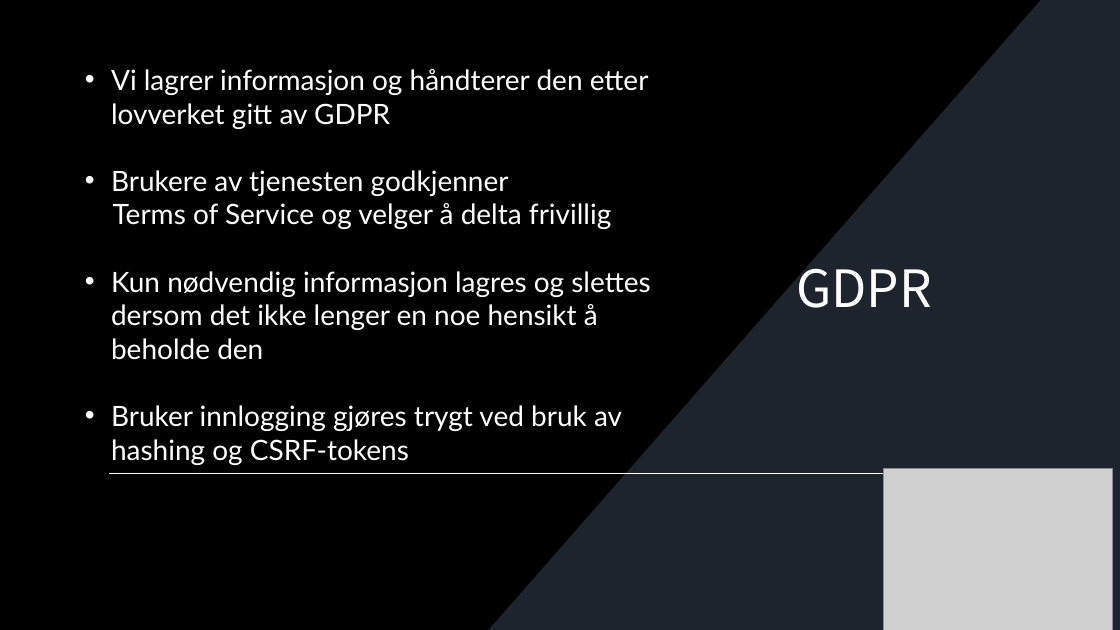
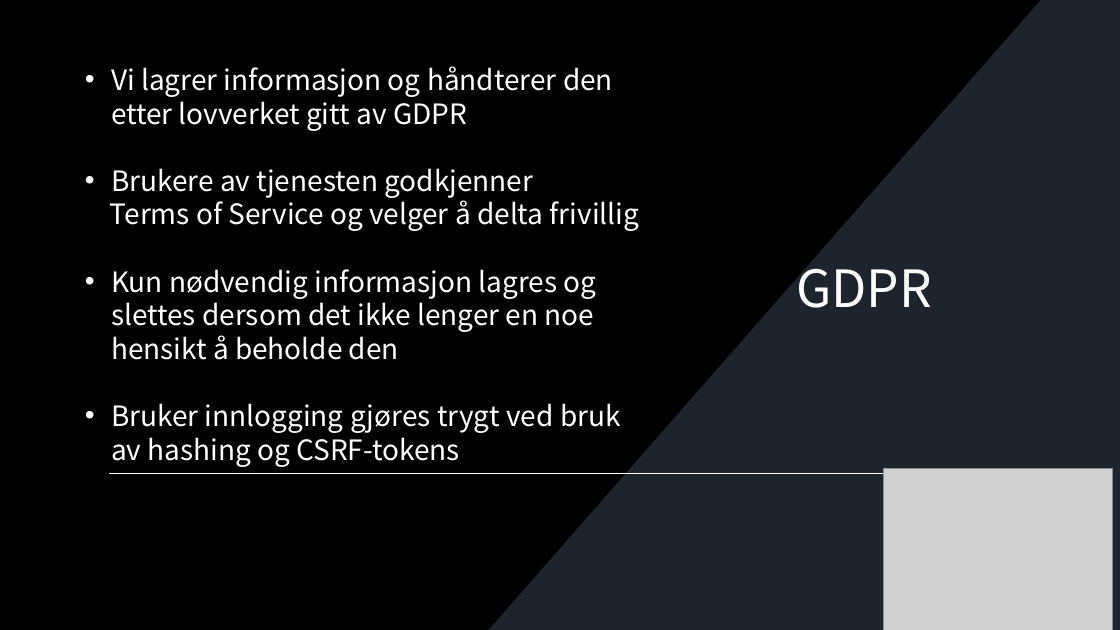
Before and after one commit to JonasTopper/Bedriftsportalen, a slide deck: slide 9 of Presentasjon.pptx. Drawn at 1120x630 pixels with LibreOffice and Linux fonts; fonts in the diff are those of the drawing; grey boxes stand for pictures; background and template pictures are left out. Boxes give left, top, right and bottom in pixels: in the first picture for what was removed or moved away, otherwise in the second. Text is boxed around its words. In the diff, an @@ line names an element or a change of style, - is before the commit and + after.

```diff
--- a/Presentasjon.pptx
+++ b/Presentasjon.pptx
@@ text "Vi lagrer informasjon og håndterer ..." at (x1=110, y1=66, x2=639, y2=467): font Lato to Noto Sans CJK JP @@
```
Also in this commit, not shown: 1 other slide changed, 2 slides added, 6 other files.
